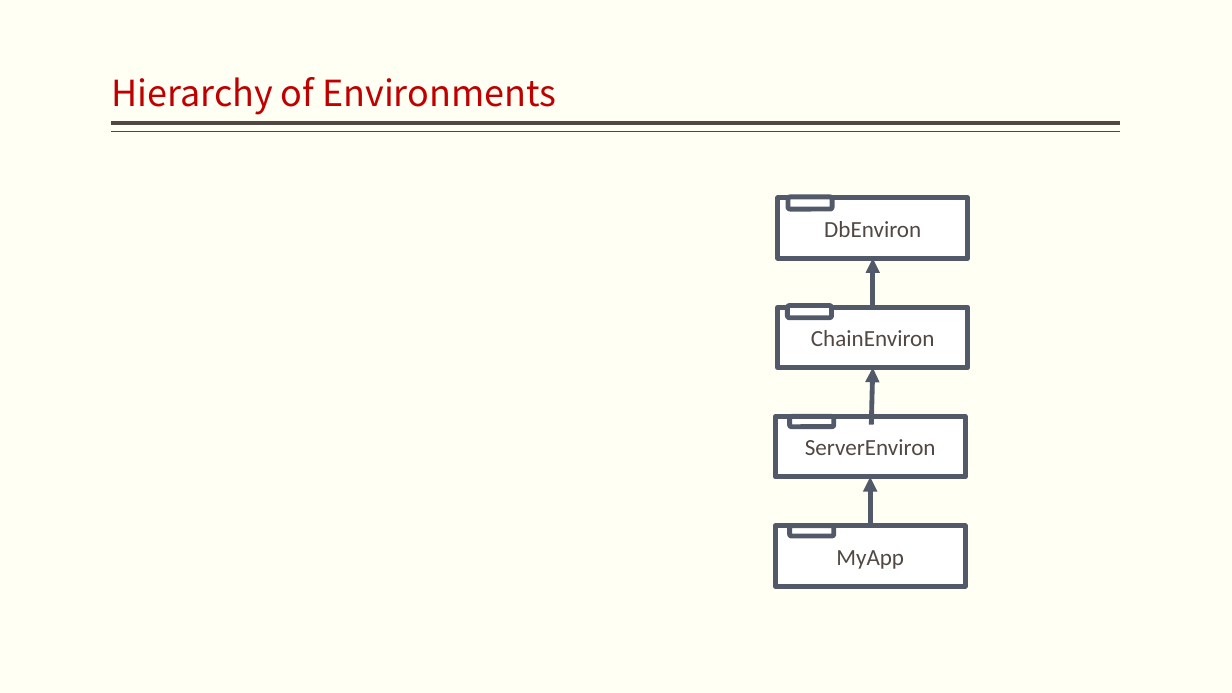
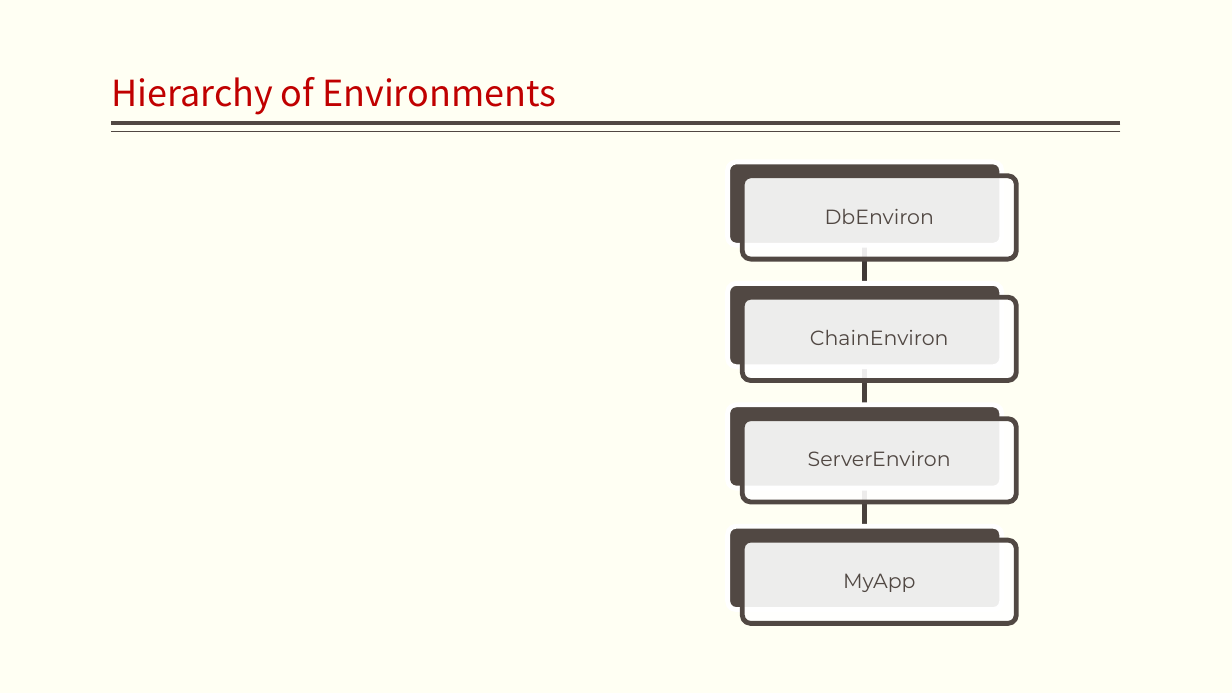
Before and after one commit to jzgi/chainfx, a slide deck: slide 3 of Docs/design.pptx. Drawn at 1232x693 pixels with LibreOffice and Linux fonts; fonts in the diff are those of the drawing. Boxes give left, top, right and bottom in pixels: in the first picture for what was removed or moved away, otherwise in the second. Text is boxed around its words. In the diff, an @@ line names an element or a change of style, - is before the commit and + after.

Commit message:
chain refine

```diff
--- a/Docs/design.pptx
+++ b/Docs/design.pptx
@@ text "DbEnviron": place and size @@
-text "DbEnviron" at [778, 198, 969, 259]
+text "DbEnviron" at [825, 209, 934, 224]
@@ rounded rectangle removed at [788, 197, 833, 209] @@
@@ arrow removed from (873, 307) to (873, 259) @@
@@ text "ChainEnviron": place and size @@
-text "ChainEnviron" at [778, 307, 969, 368]
+text "ChainEnviron" at [810, 330, 949, 345]
@@ rounded rectangle removed at [787, 306, 832, 318] @@
@@ arrow removed from (872, 424) to (873, 368) @@
@@ rounded rectangle removed at [790, 417, 835, 427] @@
@@ text "ServerEnviron": place and size @@
-text "ServerEnviron" at [775, 417, 966, 478]
+text "ServerEnviron" at [808, 451, 951, 466]
@@ arrow removed from (871, 526) to (871, 477) @@
@@ rounded rectangle removed at [790, 526, 835, 536] @@
@@ group added at [728, 162, 1017, 624]: 8 rounded rectangles, 3 freeform shapes @@
@@ size 18 to 16 pt, font Calibri to Montserrat; line spacing 1 to 0.9; more space between paragraphs; fill #FFFFFF to none; outline #525A6A 3.78 pt to none in 4 elements at [810, 330, 949, 345], [825, 209, 934, 224], [808, 451, 951, 466], [843, 573, 916, 592] @@
@@ text "MyApp": place and size @@
-text "MyApp" at [775, 526, 966, 587]
+text "MyApp" at [843, 573, 916, 592]
```
Also in this commit, not shown: 1 other slide changed, 1 slide added, 2 slides removed, 28 other files.
